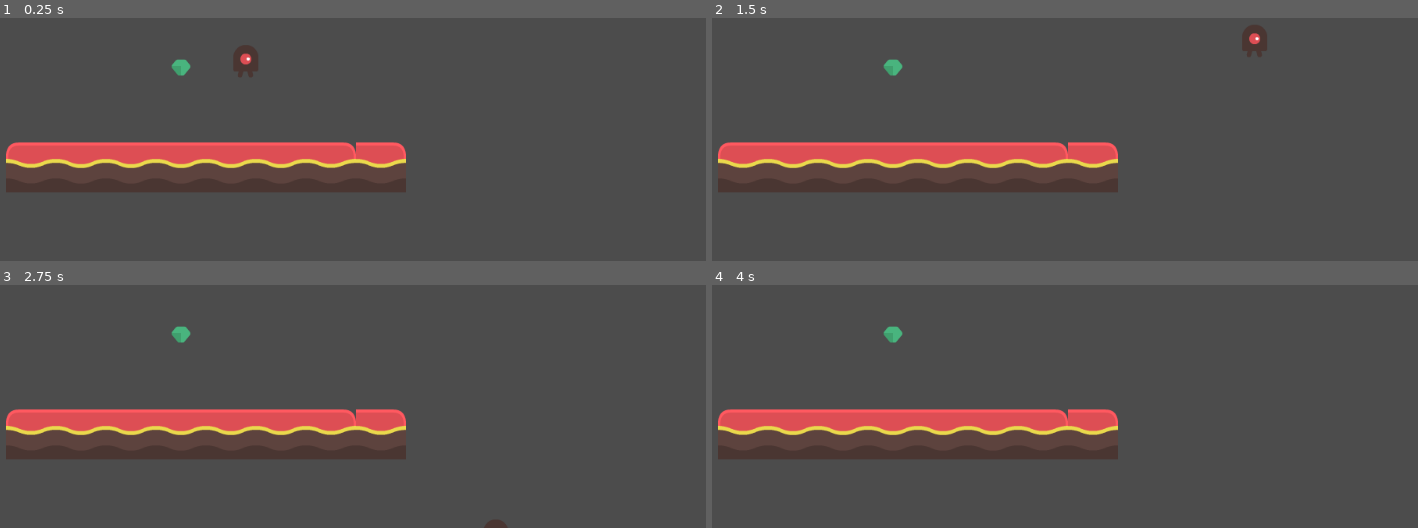
Above: before the commit, frames 1-4 (two rows, left to right).
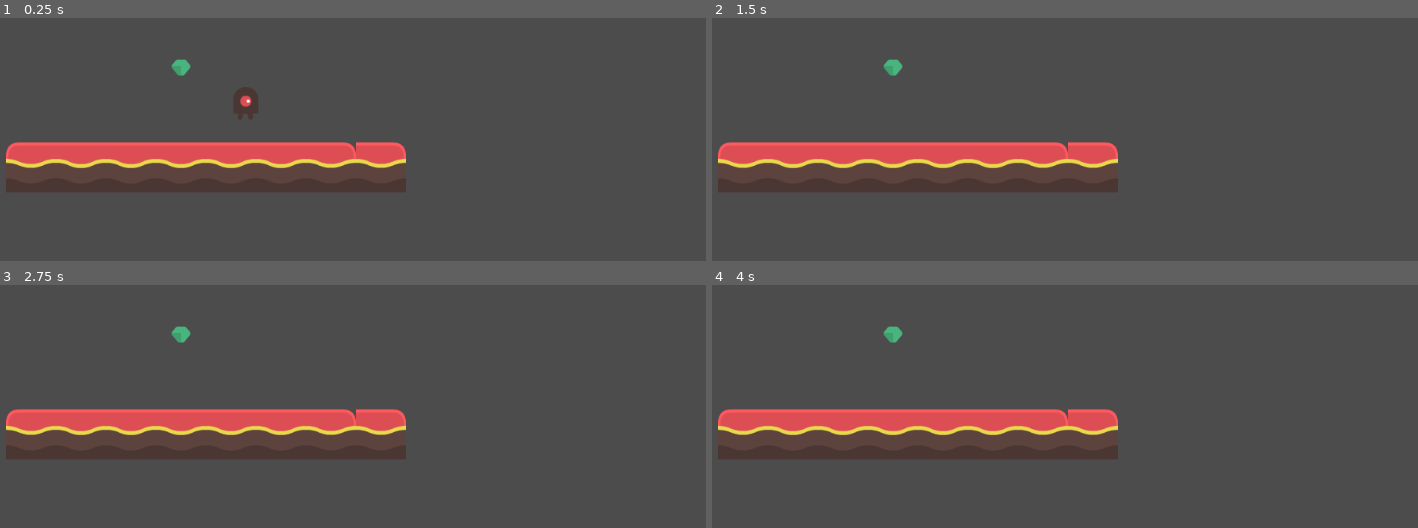
Above: after the commit, the same moments.

Repository: ben-gillott/platformer-prototype
Game: Godot game, scene res://Node2D.tscn
The game is run twice, just before and just after one commit, with the same random seed, the same clock (stepped at 60 frames per second) and the same inputs.
Inputs:
- Up to frame 1 (0.25 s): no input
- Up to frame 2 (1.5 s): hold Right (walk_right) from 0.53 s (still down); tap Up (jump) at 0.6, 0.77, 1.07, 1.35 s
- Up to frame 3 (2.75 s): tap Up (jump) at 1.52, 1.82, 2.1 s; release Right (walk_right) at 2.03 s; hold A (walk_left) from 2.03 s (still down)
- Up to frame 4 (4 s): release A (walk_left) at 2.78 s; hold Right (walk_right) from 2.78 s (still down); tap Up (jump) at 2.85, 3.02, 3.32, 3.6, 3.77 s; tap Enter at 3.5 s

The runs differ from the first frame. In frame 1, 0.7% of the frame differs, in the area x 33-37%, y 11-42%; in frame 2, 0.3%; in frame 3, less than 0.1%; in frame 4, nothing differs.

Commit message:
game 1 - friction

Diff:
--- a/GameOne/KinematicBody2D.gd
+++ b/GameOne/KinematicBody2D.gd
@@ -4,26 +4,24 @@
 # Declare member variables here. Examples:
 # var a = 2
 # var b = "text"
-export (int) var speed = 1200
-export (int) var jump_speed = -1800
-export (int) var gravity = 4000
+export (int) var speed = 500
+export (int) var jump_speed = -500
+export (int) var gravity = 500
+export (float, 0, 1.0) var friction = 0.2
+export (float, 0, 1.0) var acceleration = 0.50
+
 var velocity = Vector2.ZERO
 
-# Called when the node enters the scene tree for the first time.
-func _ready():
-	pass # Replace with function body.
-
-# Called every frame. 'delta' is the elapsed time since the previous frame.
-#func _process(delta):
-#	pass
-
-
 func get_input():
-	velocity.x = 0
+	var dir = 0
 	if Input.is_action_pressed("walk_right"):
-		velocity.x += speed
+		dir += 1
 	if Input.is_action_pressed("walk_left"):
-		velocity.x -= speed
+		dir -= 1
+	if dir != 0:
+		velocity.x = lerp(velocity.x, dir * speed, acceleration)
+	else:
+		velocity.x = lerp(velocity.x, 0, friction)
 
 func _physics_process(delta):
 	get_input()
--- a/GameOne/Node2D.tscn
+++ b/GameOne/Node2D.tscn
@@ -90,32 +90,32 @@
 7/navigation_offset = Vector2( 0, 0 )
 7/shape_offset = Vector2( 0, 0 )
 7/shape_transform = Transform2D( 1, 0, 0, 1, 0, 0 )
-7/shape = SubResource( 11 )
+7/shape = SubResource( 4 )
 7/shape_one_way = false
 7/shape_one_way_margin = 1.0
 7/shapes = [ {
 "autotile_coord": Vector2( 0, 0 ),
 "one_way": false,
 "one_way_margin": 1.0,
-"shape": SubResource( 11 ),
+"shape": SubResource( 4 ),
 "shape_transform": Transform2D( 1, 0, 0, 1, 0, 0 )
 } ]
 7/z_index = 0
 
-[sub_resource type="CapsuleShape2D" id=8]
+[sub_resource type="CapsuleShape2D" id=6]
 
 [node name="Node2D" type="Node2D"]
 
 [node name="TileMap" type="TileMap" parent="."]
-tile_set = SubResource( 2 )
+tile_set = SubResource( 5 )
 format = 1
 tile_data = PoolIntArray( 131073, 3, 2, 131074, 3, 2, 131075, 3, 2, 131076, 3, 2, 131077, 3, 2, 196613, 3, 0, 262150, 3 …(677 unchanged characters)…
 
 [node name="Player" type="KinematicBody2D" parent="."]
 script = ExtResource( 3 )
-speed = 400
-jump_speed = -300
-gravity = 400
+jump_speed = -600
+gravity = 2000
+friction = 0.3
 
 [node name="Sprite" type="Sprite" parent="Player"]
 position = Vector2( 435.231, 331.09 )
Not shown: 5 places in GameOne/Node2D.tscn that only renumber resources
